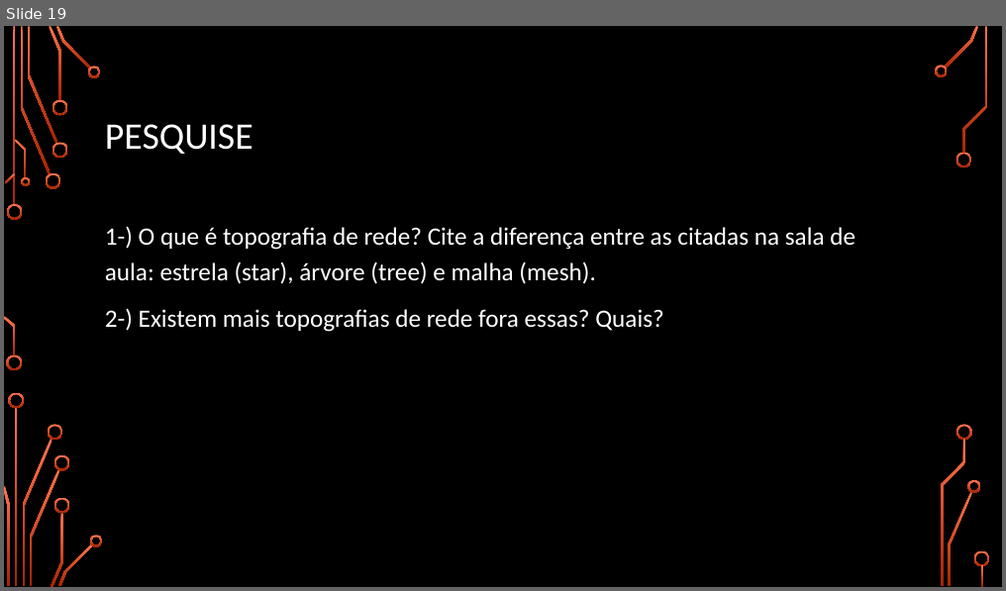
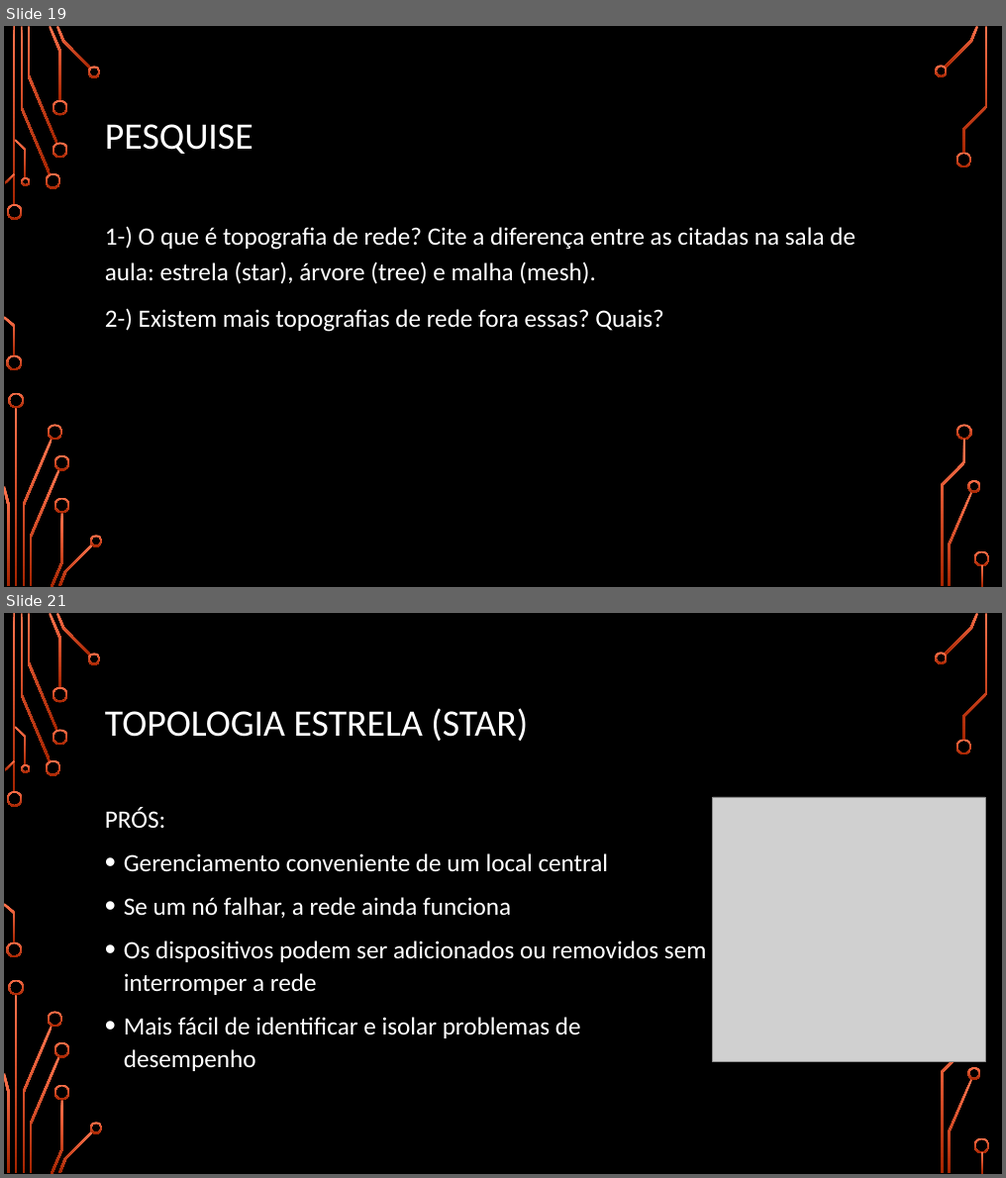
Before and after one commit to luisfernandospoljaric/SENAI2024, a slide deck: IoT 60h/Protocolos de comunicacao/ZigBee.pptx. Shown one above the other, each under a label of ours: slide 19 before the commit, slides 19 and 21 after it; the slides between them are not shown. The pictures are 1006x591 and 1006x1178 pixels, drawn with LibreOffice and Linux fonts; fonts in the diff are those of the drawing; grey boxes stand for pictures; background and template pictures are left out. Boxes give left, top, right and bottom in pixels: in the first picture for what was removed or moved away, otherwise in the second. Text is boxed around its words. In the diff, an @@ line names an element or a change of style, - is before the commit and + after.

```diff
--- a/IoT 60h/Protocolos de comunicacao/ZigBee.pptx
+++ b/IoT 60h/Protocolos de comunicacao/ZigBee.pptx
@@ slide 21 added at (x1=4, y1=613, x2=1002, y2=1174), background picture (left out); not listed: 35 template elements that a slide beside it also shows @@
@@ title added at (x1=105, y1=708, x2=528, y2=741), 36 pt, text #FFFFFF @@
+TOPOLOGIA ESTRELA (STAR)
@@ text added at (x1=105, y1=808, x2=707, y2=1071), 24 pt, text #FFFFFF @@
+PRÓS:
+• Gerenciamento conveniente de um local central
+• Se um nó falhar, a rede ainda funciona
+• Os dispositivos podem ser adicionados ou removidos sem interromper a rede
+• Mais fácil de identificar e isolar problemas de desempenho
@@ picture added at (x1=713, y1=797, x2=986, y2=1061) @@
```
Also in this commit, not shown: 8 other slides added.
